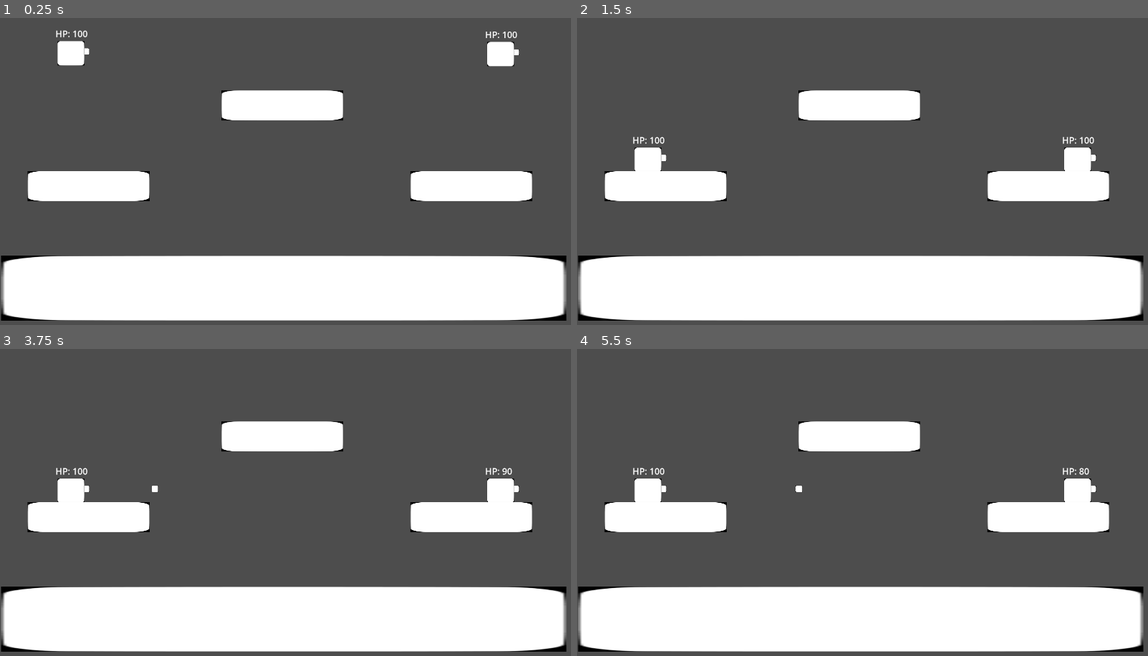
Above: before the commit, frames 1-4 (two rows, left to right).
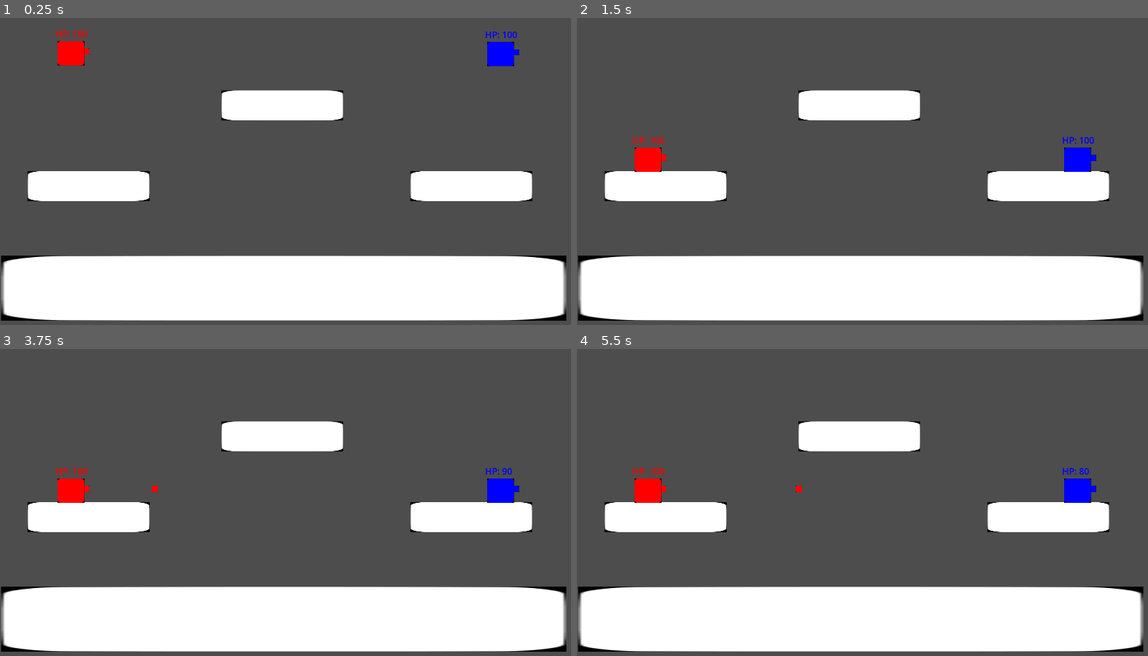
Above: after the commit, the same moments.

Repository: samir-alhindi/2D_fighting_game
Game: Godot game, scene res://game.tscn
The game is run twice, just before and just after one commit, with the same random seed, the same clock (stepped at 60 frames per second) and the same inputs.
Inputs:
- Up to frame 1 (0.25 s): no input
- Up to frame 2 (1.5 s): tap Enter at 1.25 s
- Up to frame 3 (3.75 s): tap Space at 2, 3.5 s; tap Enter at 2.75 s
- Up to frame 4 (5.5 s): tap Enter at 4.25 s; tap Space at 5 s

The runs differ from the first frame. In frame 1, 0.9% of the frame differs, in the area x 9-91%, y 3-16%; in frame 2, 0.9%; in frame 3, 0.9%; in frame 4, 0.9%, in the area x 9-91%, y 38-51%.

Commit message:
completed gameplay loop.
Made each player a distinct color and added a win screen.

Diff:
--- a/fighter.gd
+++ b/fighter.gd
@@ -41,6 +41,7 @@
 		%Bullets.add_child(bullet)
 		bullet.global_position = %ShootingPoint.global_position
 		bullet.dir = 1 if %Nose.position.x > 0 else -1
+		bullet.modulate = modulate
 
 
 	move_and_slide()
@@ -52,4 +53,5 @@
 		health -= 10
 		%HealthLabel.text = "HP: " + str(health)
 		if health <= 0:
+			get_parent().i_died.emit(num)
 			queue_free()
--- /dev/null
+++ b/game.gd
@@ -0,0 +1,18 @@
+extends Node
+
+signal i_died(who: String)
+
+func _ready() -> void:
+	%WonLabel.hide()
+	i_died.connect(
+		func(who: String) -> void:
+			if who == "p1_":
+				%WonLabel.text = "Blue wins !!!"
+				%WonLabel.modulate = Color(0.0, 0.0, 255.0)
+			elif who == "p2_":
+				%WonLabel.text = "Red wins !!!"
+				%WonLabel.modulate = Color(255.0, 0.0, 0.0)
+			%WonLabel.show()
+			await get_tree().create_timer(3).timeout
+			get_tree().reload_current_scene()
+	)
--- a/game.tscn
+++ b/game.tscn
@@ -1,6 +1,7 @@
-[gd_scene load_steps=5 format=3 uid="uid://bmr8w4kmxtt01"]
+[gd_scene load_steps=6 format=3 uid="uid://bmr8w4kmxtt01"]
 
 [ext_resource type="Texture2D" uid="uid://m35ara1eljfb" path="res://images.png" id="1_80nbo"]
+[ext_resource type="Script" uid="uid://drhfwkjpfnilv" path="res://game.gd" id="1_feb5d"]
 [ext_resource type="PackedScene" uid="uid://sle168uvhvfu" path="res://fighter.tscn" id="2_e2o6t"]
 
 [sub_resource type="RectangleShape2D" id="RectangleShape2D_e2o6t"]
@@ -10,53 +11,76 @@
 size = Vector2(402, 97)
 
 [node name="Game" type="Node"]
+script = ExtResource("1_feb5d")
 
-[node name="Floor" type="StaticBody2D" parent="."]
+[node name="Terrain" type="Node" parent="."]
+
+[node name="Floor" type="StaticBody2D" parent="Terrain"]
 position = Vector2(916, 908)
 metadata/_edit_lock_ = true
 
-[node name="Sprite2D" type="Sprite2D" parent="Floor"]
+[node name="Sprite2D" type="Sprite2D" parent="Terrain/Floor"]
 position = Vector2(35.5001, 48)
 scale = Vector2(8.42222, 0.968889)
 texture = ExtResource("1_80nbo")
 
-[node name="CollisionShape2D" type="CollisionShape2D" parent="Floor"]
+[node name="CollisionShape2D" type="CollisionShape2D" parent="Terrain/Floor"]
 position = Vector2(41, -21.5)
 shape = SubResource("RectangleShape2D_e2o6t")
 
+[node name="Platform" type="StaticBody2D" parent="Terrain"]
+position = Vector2(297, 613)
+
+[node name="Sprite2D" type="Sprite2D" parent="Terrain/Platform"]
+scale = Vector2(1.82, 0.446667)
+texture = ExtResource("1_80nbo")
+
+[node name="CollisionShape2D" type="CollisionShape2D" parent="Terrain/Platform"]
+shape = SubResource("RectangleShape2D_feb5d")
+
+[node name="Platform3" type="StaticBody2D" parent="Terrain"]
+position = Vector2(1581, 613)
+
+[node name="Sprite2D" type="Sprite2D" parent="Terrain/Platform3"]
+scale = Vector2(1.82, 0.446667)
+texture = ExtResource("1_80nbo")
+
+[node name="CollisionShape2D" type="CollisionShape2D" parent="Terrain/Platform3"]
+shape = SubResource("RectangleShape2D_feb5d")
+
+[node name="Platform2" type="StaticBody2D" parent="Terrain"]
+position = Vector2(947, 342)
+
+[node name="Sprite2D" type="Sprite2D" parent="Terrain/Platform2"]
+scale = Vector2(1.82, 0.446667)
+texture = ExtResource("1_80nbo")
+
+[node name="CollisionShape2D" type="CollisionShape2D" parent="Terrain/Platform2"]
+shape = SubResource("RectangleShape2D_feb5d")
+
 [node name="Fighter1" parent="." instance=ExtResource("2_e2o6t")]
+modulate = Color(1, 0, 0, 1)
 position = Vector2(238, 138)
 
 [node name="Fighter2" parent="." instance=ExtResource("2_e2o6t")]
+modulate = Color(0, 0, 1, 1)
 position = Vector2(1679, 141)
 num = "p2_"
 
-[node name="Platform" type="StaticBody2D" parent="."]
-position = Vector2(297, 613)
+[node name="CanvasLayer" type="CanvasLayer" parent="."]
 
-[node name="Sprite2D" type="Sprite2D" parent="Platform"]
-scale = Vector2(1.82, 0.446667)
-texture = ExtResource("1_80nbo")
-
-[node name="CollisionShape2D" type="CollisionShape2D" parent="Platform"]
-shape = SubResource("RectangleShape2D_feb5d")
-
-[node name="Platform3" type="StaticBody2D" parent="."]
-position = Vector2(1581, 613)
-
-[node name="Sprite2D" type="Sprite2D" parent="Platform3"]
-scale = Vector2(1.82, 0.446667)
-texture = ExtResource("1_80nbo")
-
-[node name="CollisionShape2D" type="CollisionShape2D" parent="Platform3"]
-shape = SubResource("RectangleShape2D_feb5d")
-
-[node name="Platform2" type="StaticBody2D" parent="."]
-position = Vector2(947, 342)
-
-[node name="Sprite2D" type="Sprite2D" parent="Platform2"]
-scale = Vector2(1.82, 0.446667)
-texture = ExtResource("1_80nbo")
-
-[node name="CollisionShape2D" type="CollisionShape2D" parent="Platform2"]
-shape = SubResource("RectangleShape2D_feb5d")
+[node name="WonLabel" type="Label" parent="CanvasLayer"]
+unique_name_in_owner = true
+modulate = Color(1, 0, 0, 1)
+anchors_preset = 5
+anchor_left = 0.5
+anchor_right = 0.5
+offset_left = -662.0
+offset_top = 10.0
+offset_right = 681.0
+offset_bottom = 283.0
+grow_horizontal = 2
+theme_override_font_sizes/font_size = 200
+text = "Yellow wins !!!"
+horizontal_alignment = 1
+vertical_alignment = 1
Not shown, added: game.gd.uid
Not shown, added: README.md
